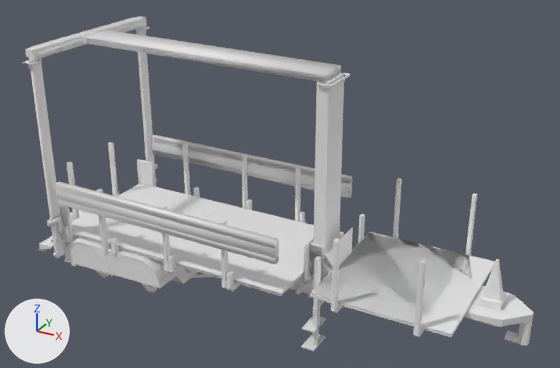
A saved change to the FBX model road_train_trailer/meshes/trucks/tuning/double.fbx.
Both versions are drawn from a 50 mm lens placed at (0.0759, -0.1183, 0.0849), pointed at (0.0096, 0.0022, 0.0247). Every picture has the same lights, and +X, +Y and +Z are marked at lower left. Materials are left out; every surface is plain grey. Where no turn or scale is listed for an object, it has been applied to the vertices. Vertices at the same position are counted once.

In view in the first picture: 'arm.002', 'cdt_Body.009', 'cdt_Cone.001', 'cdt_Lift.024', 'cdt_Pin.012', 'cdt_RootNode.009', 'double', 'extension.561', 'lift2.002', 'top.003'.
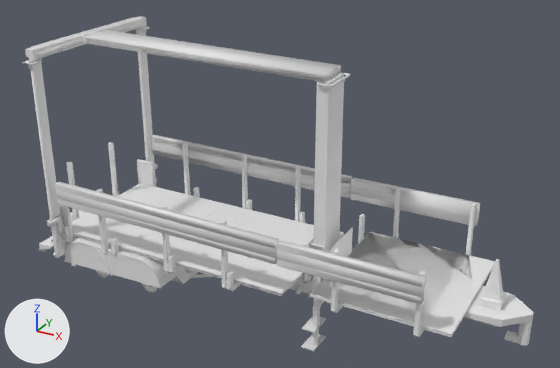
Where the change shows, as pixel boxes (x1, y1, x2, y2) in the pictures (560 x 368 px; the box of a moved part takes in the faces that stretch with it):
'cdt_Body.009', reshaped
    before: (25, 16, 477, 337)
    after: (25, 16, 480, 337)
'top.003', reshaped
    before: (35, 23, 352, 264)
    after: (35, 23, 423, 304)
part 1 of me_cube_014, added
    after: (277, 259, 421, 304)
part 2 of me_cube_014, added
    after: (351, 180, 410, 197)
part 3 of me_cube_014, added
    after: (351, 194, 420, 214)
part 4 of me_cube_014, added
    after: (277, 244, 423, 287)
part 5 of me_cube_038, moved or reshaped
    before: (393, 179, 477, 253)
    after: (350, 177, 480, 253)
part 6 of me_cube_038, moved or reshaped
    before: (331, 239, 425, 332)
    after: (277, 240, 426, 332)

What the commit changed:
me_cube_014 has 88 vertices, 68 faces and spans x 0.0117..0.0658, y -0.0161..0.0161, z -0.0304..0.0009.
me_cube_014 is used by ob_top_003; location (-0.0447, -0.0001, 0.049).
me_cube_014 part 1: a new loose piece, a box spanning x 0.0638..0.0897, y -0.0161..-0.0149, z -0.0305..-0.0293.
me_cube_014 part 2: a new loose piece, a box spanning x 0.0638..0.0897, y 0.0149..0.0161, z -0.0274..-0.0262.
me_cube_014 part 3: a new loose piece, a box spanning x 0.0638..0.0897, y 0.0149..0.0161, z -0.0305..-0.0293.
me_cube_014 part 4: a new loose piece, a box spanning x 0.0638..0.0897, y -0.0161..-0.0149, z -0.0274..-0.0262.
me_cube_038 is used by ob_cdt_body_009; location (0.0, 0.0, -0.0081).
me_cube_038 had 534 vertices, 411 faces and spanned x -0.0405..0.0446, y -0.0169..0.0169, z 0.0096..0.0581.
me_cube_038 now has 550 vertices, 423 faces and spans x -0.0405..0.045, y -0.0169..0.0169, z 0.0096..0.0581.
me_cube_038 part 5: 8 vertices moved from x 0.029..0.0445, y 0.0138..0.0149, z 0.0332 to x 0.029..0.0445, y 0.0138..0.0149, z 0.0312; 8 vertices added at x 0.019..0.045, y 0.0148..0.016, z 0.0264..0.031.
me_cube_038 part 6: 8 vertices moved from x 0.029..0.0445, y -0.015..-0.0139, z 0.0332 to x 0.029..0.0445, y -0.015..-0.0139, z 0.0312; 8 vertices added at x 0.019..0.045, y -0.0162..-0.015, z 0.0264..0.031.
